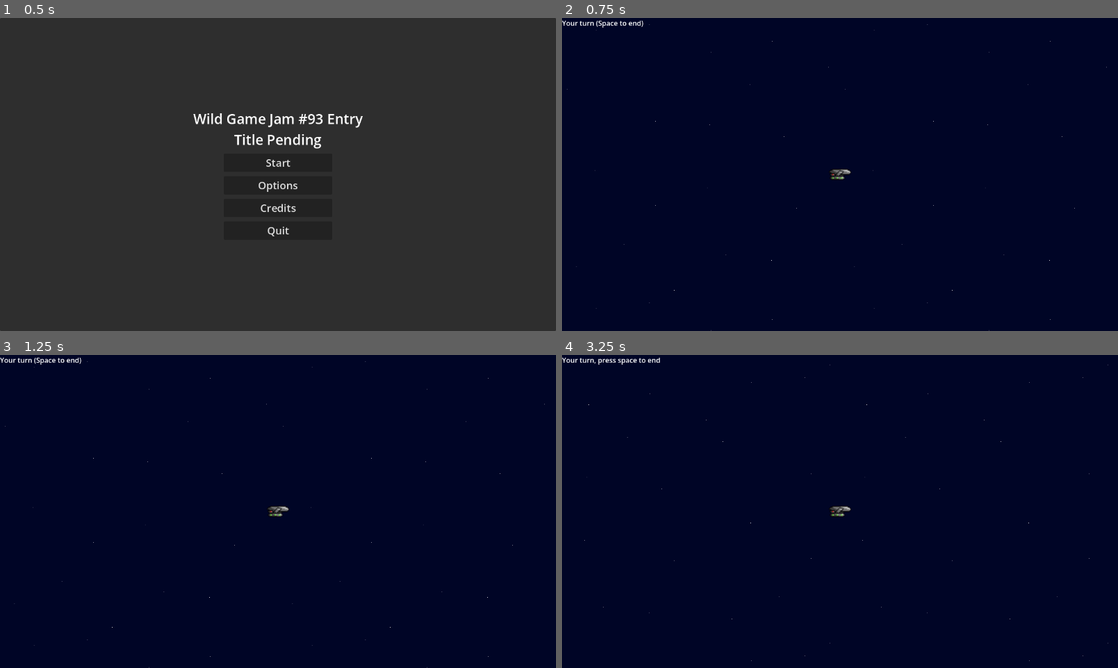
Above: before the commit, frames 1-4 (two rows, left to right).
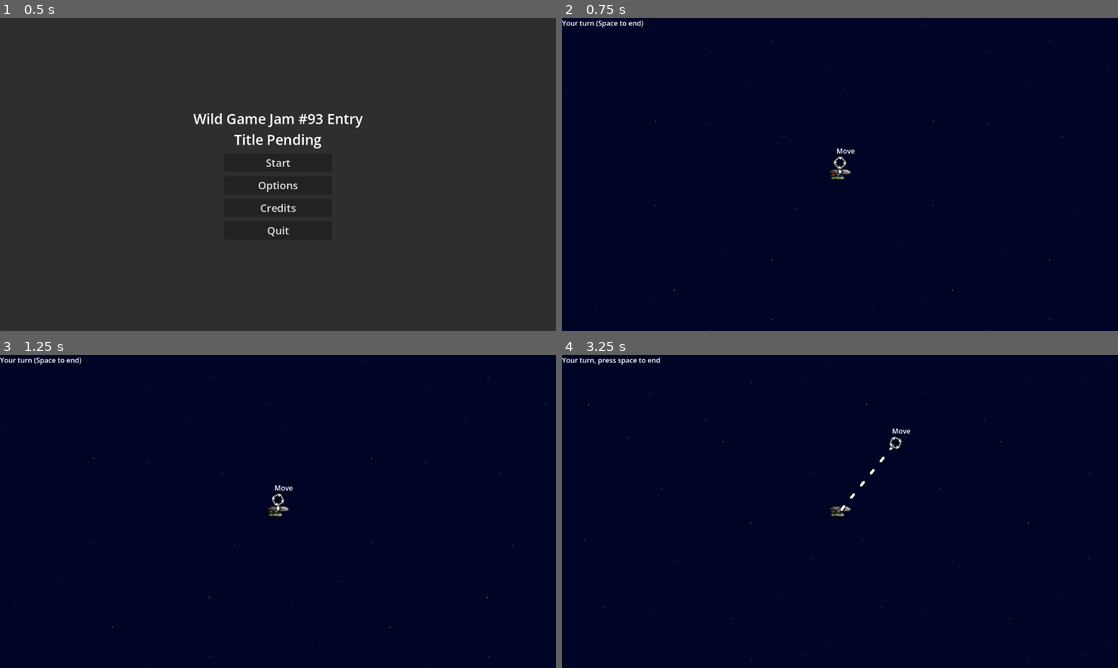
Above: after the commit, the same moments.

Repository: Sadathy/Wild-Jam-93
Game: Godot game, scene res://Scenes/main.tscn
Two runs of this game, one before a commit and one after it. Both use one fixed random seed, a clock stepped at 60 frames per second and the inputs below.
Inputs (mouse positions are in pixels of both pictures, inside the frame that each line leads up to):
- Up to frame 1 (0.5 s): no input
- Up to frame 2 (0.75 s): click "Start" at 0.5 s
- Up to frame 3 (1.25 s): no input
- Up to frame 4 (3.25 s): move the mouse to (962, 495) at 1.27 s; click (962, 495) at 1.35 s; tap Enter at 2 s; move the mouse to (728, 527) at 2.02 s; tap Space (next_turn) at 2.1 s; click (728, 527) at 2.3 s; move the mouse to (895, 442) at 2.77 s; click (895, 442) at 2.85 s

Frame 1 is identical in both runs. In frame 2, 0.1% of the frame differs, in the area x 48-53%, y 41-50%; in frame 3, 0.1%; in frame 4, 0.2%, in the area x 49-63%, y 23-50%.

Commit message:
Indicator for next order
Added an active indicator that displays where the next order will be during planning

Diff:
--- a/wild-jam-93-project/Scripts/Player/player_ship.gd
+++ b/wild-jam-93-project/Scripts/Player/player_ship.gd
@@ -5,6 +5,8 @@
 
 @onready var sprite: Sprite2D = %Sprite
 @onready var camera: Camera2D = %Camera
+@onready var active_indicator: Node2D = null
+@onready var active_line: Line2D = null
 
 
 const TARGET_INDICATOR = preload("res://Scenes/UI/target_indicator.tscn")
@@ -16,6 +18,15 @@
 
 func _ready() -> void:
 	camera.make_current()
+	Global.turn_ended.connect(on_turn_end)
+	Global.turn_started.connect(on_turn_start)
+
+	active_indicator = TARGET_INDICATOR.instantiate()
+	add_sibling(active_indicator)
+	active_line = TARGET_LINE.instantiate()
+	active_line.add_point(Vector2.ZERO, 0)
+	active_line.add_point(Vector2.ZERO, 1)
+	add_sibling(active_line)
 
 func _physics_process(_delta: float) -> void:
 	# We should only process physics during the environment turn, not the player's planning turn
@@ -46,12 +57,20 @@
 	# We should only process here if we're in our planning turn
 	if Global.player_turn == false:
 		return
+	# Move the turn planner so we can see where we're planning our turn from
+	active_indicator.position = get_global_mouse_position()
+	active_line.set_point_position(1, active_indicator.position)
+	if orders.size() == 0:
+		active_line.set_point_position(0, position)
+	else:
+		active_line.set_point_position(0, orders[orders.size()]["target"])
+		print("Orders size is: ", orders.size())
 	if plot_cooldown > 0:
 		plot_cooldown -= delta
 	if Input.is_action_just_pressed("plot") and plot_cooldown <= 0:
 		plot_cooldown = DEFAULT_PLOT_COOLDOWN
 		# Run the plot order method
-		plot_order(get_global_mouse_position())
+		plot_order(active_indicator.position)
 	if Input.is_action_just_pressed("cancel") and plot_cooldown <= 0:
 		plot_cooldown = DEFAULT_PLOT_COOLDOWN
 		remove_last_order()
@@ -112,3 +131,11 @@
 	print("Created order with ID: ", order_id)
 
 	return order_id
+
+func on_turn_end() -> void:
+	active_indicator.hide()
+	active_line.hide()
+
+func on_turn_start() -> void:
+	active_indicator.show()
+	active_line.show()
--- a/wild-jam-93-project/Scripts/UI/target_indicator.gd
+++ b/wild-jam-93-project/Scripts/UI/target_indicator.gd
@@ -1,7 +1,7 @@
 extends Node2D
 
 @export var rotation_speed: float = 25.0
-@export var label: String = "ID: "
+@export var label: String = "Move"
 
 @onready var sprite: Sprite2D = %Sprite
 @onready var label_order: Label = %LabelOrder
